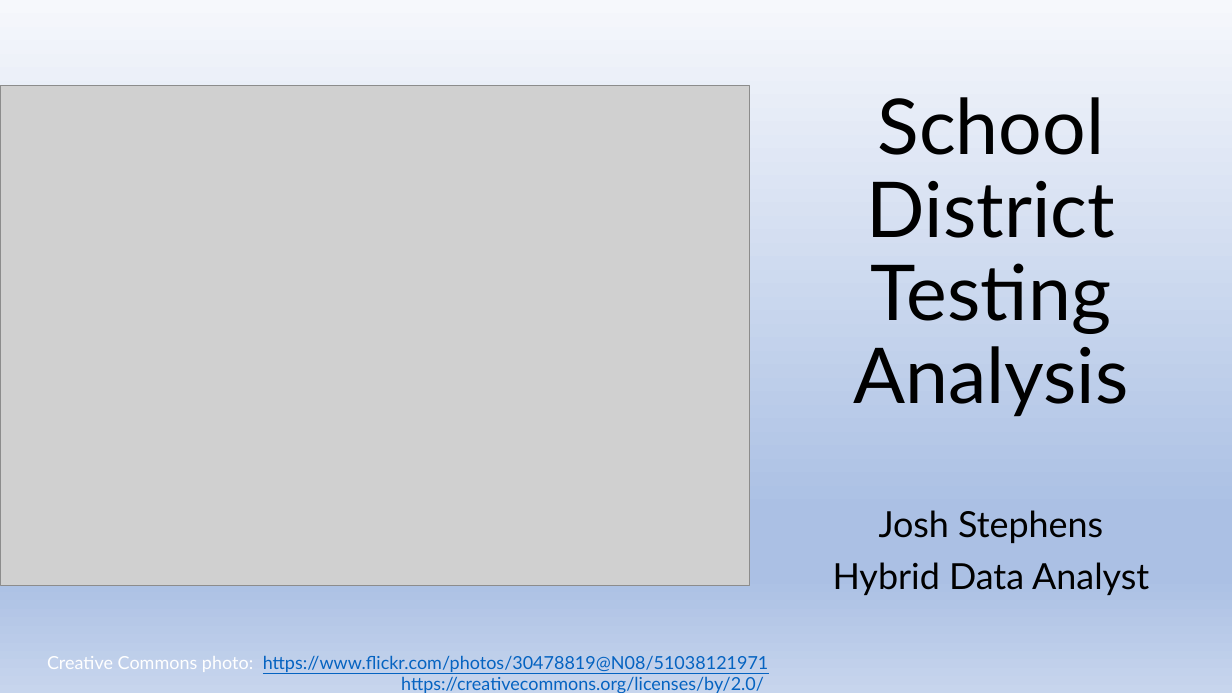
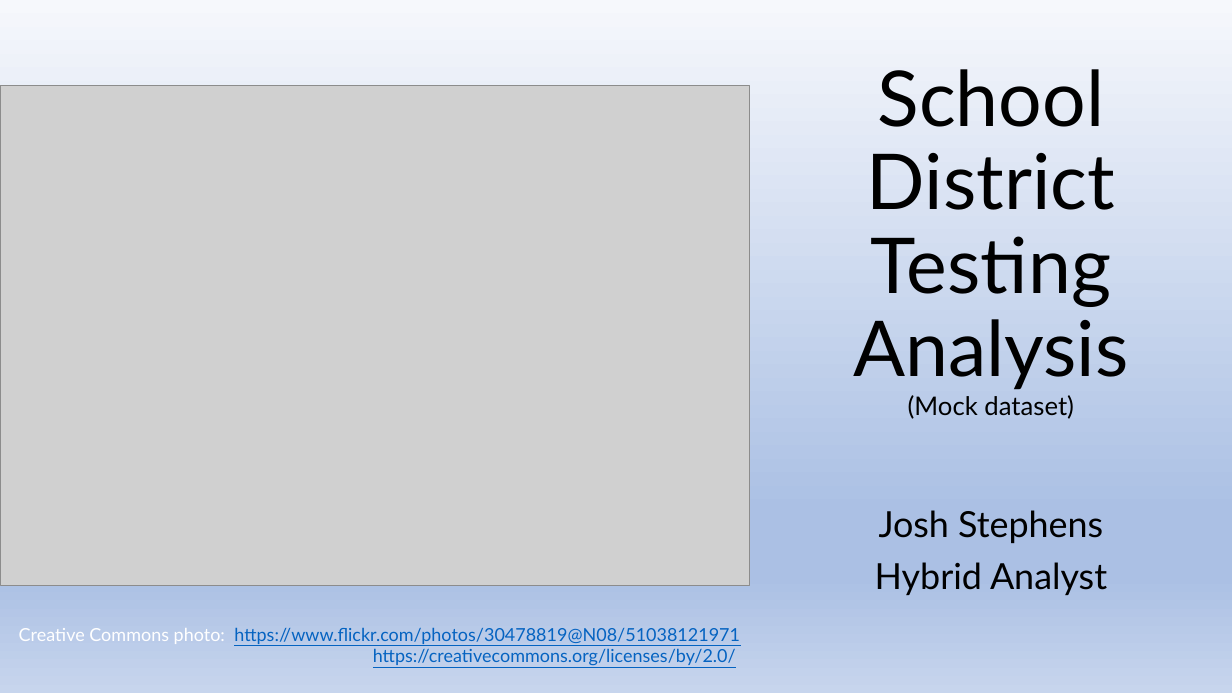
Before and after one commit to js816/tableau_school_district_analysis, a slide deck: slide 1 of School District Analysis.pptx. Drawn at 1232x693 pixels with LibreOffice and Linux fonts; fonts in the diff are those of the drawing; grey boxes stand for pictures. Boxes give left, top, right and bottom in pixels: in the first picture for what was removed or moved away, otherwise in the second. Text is boxed around its words. In the diff, an @@ line names an element or a change of style, - is before the commit and + after.

```diff
--- a/School District Analysis.pptx
+++ b/School District Analysis.pptx
@@ title at (x1=853, y1=69, x2=1129, y2=419): text changed @@
-School District Testing Analysis
+School District Testing Analysis
+(Mock dataset)
@@ subtitle at (x1=875, y1=562, x2=1107, y2=595): text changed @@
-Hybrid Data Analyst
+Hybrid Analyst
@@ text "Creative Commons photo: https://www.flickr.com/photos/304788 ..." moved from (x1=47, y1=655, x2=769, y2=693) to (x1=19, y1=627, x2=740, y2=665) @@
```
Also in this commit, not shown: 4 other slides changed, 21 slides added, 1 slide removed, 1 other file.
